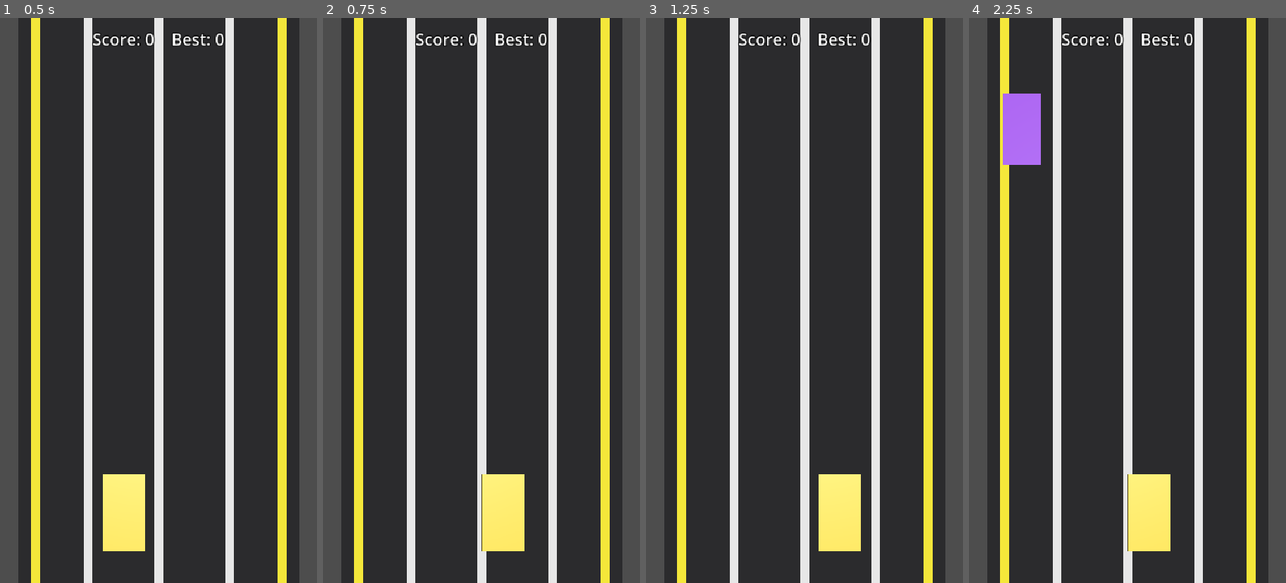
Above: before the commit, frames 1-4 (left to right).
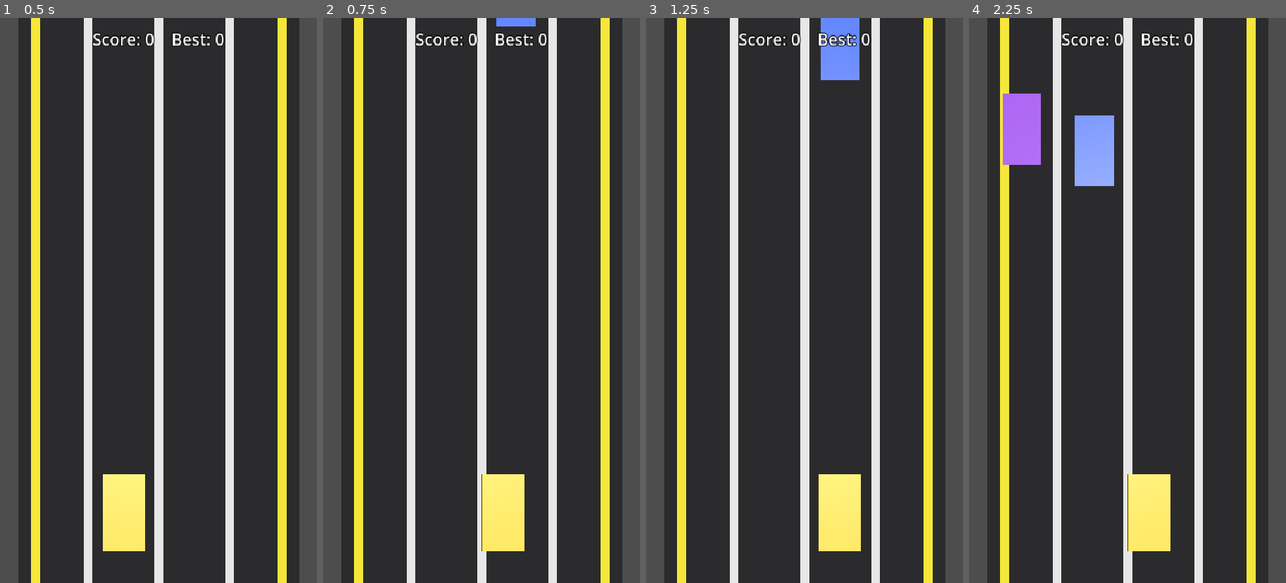
Above: after the commit, the same moments.

Repository: mibazarow/car-game
Game: Godot game, scene res://scenes/Main.tscn
The game is run twice, just before and just after one commit, with the same random seed, the same clock (stepped at 60 frames per second) and the same inputs.
Inputs:
- Up to frame 1 (0.5 s): no input
- Up to frame 2 (0.75 s): tap Enter (ui_accept) at 0.5 s; hold Right (move_right) from 0.53 s (still down); tap R at 0.6 s
- Up to frame 3 (1.25 s): keep holding Right (move_right); tap Enter (ui_accept) at 0.77 s
- Up to frame 4 (2.25 s): release Right (move_right) at 1.28 s; hold Left (move_left) 1.28-2.03 s; tap R at 1.35, 2.1 s; tap Enter (ui_accept) at 1.52 s; hold Right (move_right) from 2.03 s (still down)

Frame 1 is identical in both runs. In frame 2, 0.2% of the frame differs, in the area x 54-68%, y 0-2%; in frame 3, 1.2%; in frame 4, 1.6%, in the area x 33-46%, y 17-30%.

Commit message:
Functional polish: difficulty ramp (speed per 50 pts), +1 per overtaken car, catchable fleeing target

Diff:
--- a/autoload/GameState.gd
+++ b/autoload/GameState.gd
@@ -35,14 +35,25 @@
 		key_d.keycode = KEY_D
 		InputMap.action_add_event("move_right", key_d)
 
+## Base forward speed used by the road scroll.
+const BASE_SPEED := 12.0
+## Points accumulated before difficulty increases by one level.
+const SCORE_PER_LEVEL := 50
+## Speed added per difficulty level.
+const SPEED_STEP := 1.0
+## Upper bound for the scroll speed.
+const SPEED_MAX := 24.0
+
 ## Forward speed used by the road scroll.
-var speed: float = 12.0
+var speed: float = BASE_SPEED
 ## Current score.
 var score: int = 0
 ## Best score seen so far (persisted).
 var best: int = 0
 ## Current game state: "menu" | "playing" | "paused" | "game_over".
 var state: String = "playing"
+## Difficulty level already applied (speed bumps consumed).
+var _level := 0
 
 
 ## Add points to the current score and notify the HUD. Keeps `best` updated.
@@ -52,7 +63,17 @@
 	score += points
 	if score > best:
 		best = score
+	_update_difficulty()
 	score_changed.emit()
+
+
+## Slowly raise `speed` as the score climbs, one small bump per
+## `SCORE_PER_LEVEL` points, capped at `SPEED_MAX`.
+func _update_difficulty() -> void:
+	var lvl := floori(score / float(SCORE_PER_LEVEL))
+	while lvl > _level:
+		speed = minf(speed + SPEED_STEP, SPEED_MAX)
+		_level += 1
 
 
 ## Called when the run ends (crash). Freezes play and persists the record.
@@ -70,6 +91,8 @@
 func reset_run() -> void:
 	score = 0
 	state = "playing"
+	speed = BASE_SPEED
+	_level = 0
 	score_changed.emit()
 
 
--- a/scripts/fleeing/fleeing_car.gd
+++ b/scripts/fleeing/fleeing_car.gd
@@ -1,56 +1,63 @@
 extends Area3D
 class_name FleeingCar
-## Autonomous fleeing target car (visual placeholder).
+## Autonomous fleeing target car that descends the road and can be caught.
 ## Top-down view: +Y is up, world "forward" (travel direction) is -Z.
-## The car stays pinned near the top of the screen and wanders between lanes.
-## Detected via Area3D; catching it awards score and relocates the target.
+## The car drives forward (own FORWARD_SPEED) while the road scrolls faster,
+## so it descends toward the player. If it passes the player row it respawns
+## at the top. Detected via Area3D; overlapping it awards score.
 
 # Lane center X positions (lanes 0..3, left -> right).
 const LANE_X: Array[float] = [-3.0, -1.0, 1.0, 3.0]
-# Fixed position near the top of the screen (negative Z).
-const Z_POS: float = -13.0
-
+# Where the car spawns (top of the screen, negative Z).
+const Z_SPAWN: float = -13.0
+# Past this Z the car has escaped the player and must respawn at the top.
+const Z_PASS: float = 6.0
+# The car's own forward driving speed. Must exceed traffic speeds (3..7) so
+# the car descends slower than traffic and stays ahead of it.
+const FORWARD_SPEED: float = 9.0
 # Frame-rate-independent lateral smoothing.
 const MOVE_SMOOTH: float = 6.0
+# Lane-change interval bounds (seconds).
+const CHANGE_MIN: float = 1.2
+const CHANGE_MAX: float = 2.5
 
-# How long to wait before re-rolling a lane change.
-const CHANGE_INTERVAL_MIN: float = 1.5
-const CHANGE_INTERVAL_MAX: float = 3.5
-
-var current_lane: int = 1
+var lane: int = 1
 var _change_timer: float = 0.0
-var _change_interval: float = 2.5
+var _change_interval: float = 2.0
 
 func _ready() -> void:
-	position.x = LANE_X[current_lane]
-	position.z = Z_POS
 	add_to_group("fleeing")
+	position.x = LANE_X[lane]
+	position.z = Z_SPAWN
 
-## Relocate the target to a new random lane (different from the current one).
+## Relocate the car to the top in a random lane (any lane).
 func respawn() -> void:
-	var new_lane: int = randi_range(0, 3)
-	while new_lane == current_lane:
-		new_lane = randi_range(0, 3)
-	current_lane = new_lane
-	position.x = LANE_X[current_lane]
-	position.z = Z_POS
-	_change_timer = randf_range(CHANGE_INTERVAL_MIN, CHANGE_INTERVAL_MAX)
+	lane = randi_range(0, 3)
+	position.x = LANE_X[lane]
+	position.z = Z_SPAWN
+	_change_timer = randf_range(CHANGE_MIN, CHANGE_MAX)
 
 func _physics_process(delta: float) -> void:
-	# Keep the car pinned at the top of the screen; the world scrolls instead.
-	position.z = Z_POS
+	# Descend toward the player: world scrolls at GameState.speed, the car
+	# drives forward at FORWARD_SPEED, so net world-Z motion is (speed - w).
+	var speed_z: float = GameState.speed - FORWARD_SPEED
+	position.z += speed_z * delta
 
 	# Countdown to the next autonomous lane change.
 	_change_timer -= delta
 	if _change_timer <= 0.0:
 		# Pick a new lane different from the current one.
 		var new_lane: int = randi_range(0, 3)
-		while new_lane == current_lane:
+		while new_lane == lane:
 			new_lane = randi_range(0, 3)
-		current_lane = new_lane
-		_change_interval = randf_range(CHANGE_INTERVAL_MIN, CHANGE_INTERVAL_MAX)
+		lane = new_lane
+		_change_interval = randf_range(CHANGE_MIN, CHANGE_MAX)
 		_change_timer = _change_interval
 
 	# Smooth approach to the target lane (frame-rate independent).
-	var target_x: float = LANE_X[current_lane]
+	var target_x: float = LANE_X[lane]
 	position.x = lerp(position.x, target_x, 1.0 - exp(-MOVE_SMOOTH * delta))
+
+	# Escaped past the player: respawn at the top.
+	if position.z > Z_PASS:
+		respawn()
--- a/scripts/player/player_car.gd
+++ b/scripts/player/player_car.gd
@@ -6,6 +6,10 @@
 # Lane center X positions (lanes 0..3, left -> right).
 const LANE_X: Array[float] = [-3.0, -1.0, 1.0, 3.0]
 const PLAYER_Z: float = 4.0
+
+# Catch reward and the cooldown after a catch (prevents instant re-scoring).
+const CATCH_POINTS := 10
+const CATCH_COOLDOWN := 1.5
 
 # Bank (roll.z) limits and ramp speeds.
 const BANK_MAX: float = 0.42          # ~24 degrees
@@ -21,6 +25,7 @@
 var _body: Node3D
 var _detect: Area3D
 var _prev_x: float
+var _catch_cooldown: float = 0.0
 
 func _ready() -> void:
 	_body = get_node("Body")
@@ -43,14 +48,18 @@
 	if area is TrafficCar:
 		GameState.game_over()
 	elif area.is_in_group("fleeing"):
-		GameState.add_score(100)
+		if _catch_cooldown > 0.0:
+			return
+		GameState.add_score(CATCH_POINTS)
 		var f: Node = get_tree().get_first_node_in_group("fleeing")
 		if f != null:
 			f.respawn()
+		_catch_cooldown = CATCH_COOLDOWN
 
 func _physics_process(delta: float) -> void:
 	if GameState.state != "playing":
 		return
+	_catch_cooldown = maxf(0.0, _catch_cooldown - delta)
 	# Keep the car fixed at the bottom of the screen; the world scrolls instead.
 	global_position.z = PLAYER_Z
 
--- a/scripts/traffic/traffic_car.gd
+++ b/scripts/traffic/traffic_car.gd
@@ -11,6 +11,8 @@
 const SPAWN_Z: float = -17.0
 # Past this Z the car has passed the player and is recycled.
 const RECYCLE_Z: float = 18.0
+# Awarded once per car when it passes the player.
+const PASS_POINTS := 1
 
 ## This car's own forward driving speed (units/s), its own `w`.
 var forward_speed: float = 0.0
@@ -45,7 +47,10 @@
 	return active
 
 func _physics_process(delta: float) -> void:
+	speed_z = GameState.speed - forward_speed
 	position.z += speed_z * delta
 	if position.z > RECYCLE_Z:
+		if GameState.state == "playing":
+			GameState.add_score(PASS_POINTS)
 		deactivate()
 		recycled.emit(self)
Not shown, changed: process.md
